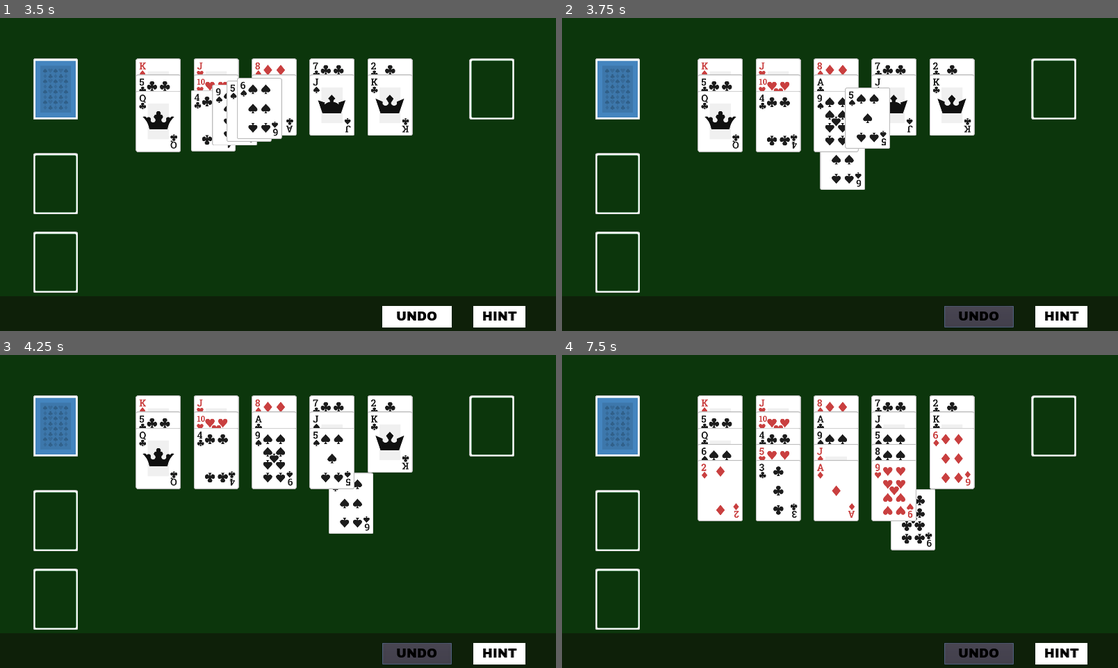
Above: before the commit, frames 1-4 (two rows, left to right).
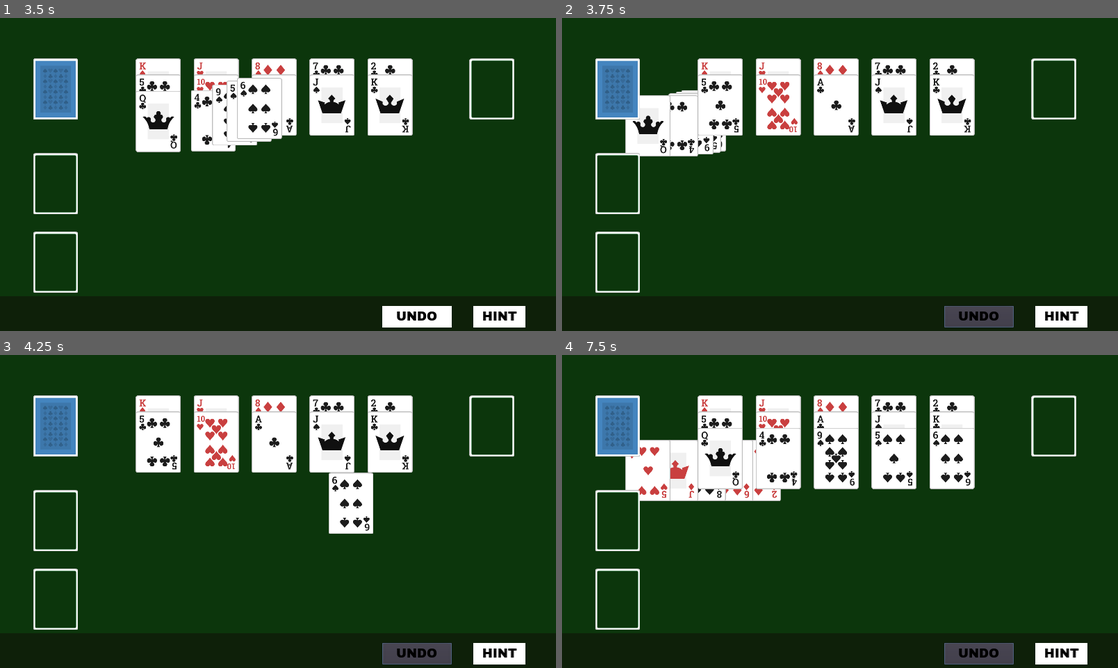
Above: after the commit, the same moments.

Repository: tcfitzgerald/lucky-13
Game: Godot game, scene res://Menus/MainMenu.tscn
The game is run twice, just before and just after one commit, with the same random seed, the same clock (stepped at 60 frames per second) and the same inputs.
Inputs (mouse positions are in pixels of both pictures, inside the frame that each line leads up to):
- Up to frame 1 (3.5 s): click (461, 193) at 0.5 s; click (55, 89) at 1.27 s; click (155, 89) at 2.02 s; click (55, 89) at 2.75 s
- Up to frame 2 (3.75 s): click "UNDO" at 3.5 s
- Up to frame 3 (4.25 s): no input
- Up to frame 4 (7.5 s): click "HINT" at 4.25 s; click (617, 426) at 5.02 s; click (617, 426) at 5.75 s; click (717, 426) at 6.52 s; click "UNDO" at 7.25 s

Frame 1 is identical in both runs. In frame 2, 6.3% of the frame differs, in the area x 11-59%, y 22-55%; in frame 3, 2.9%; in frame 4, 8.6%, in the area x 11-74%, y 24-63%.
Error before the commit: Invalid get index 'priority' (on base: 'Dictionary'). (res://Board/Board.gd:267)

Commit message:
Commiting some changes

Diff:
--- a/Board/Board.tscn
+++ b/Board/Board.tscn
@@ -72,7 +72,6 @@
 end_cap_mode = 2
 
 [node name="HintTimer" type="Timer" parent="."]
-wait_time = 2.0
 one_shot = true
 
 [connection signal="timeout" from="HintTimer" to="." method="_on_HintTimer_timeout"]
--- a/Card/Card.gd
+++ b/Card/Card.gd
@@ -97,4 +97,4 @@
 		animation.play("CardShake")
 
 func to_json():
-	return {"int_value": int_value, "suit": suit, "face": face_value, "card_type": card_type, "tableau": tableau}
+	return {"int_value": int_value, "suit": suit, "face": face_value, "card_type": card_type, "priority": priority, "tableau": tableau}
--- /dev/null
+++ b/Menus/GameoverMenu.tscn
@@ -0,0 +1,47 @@
+[gd_scene load_steps=2 format=2]
+
+[ext_resource path="res://Themes/ui_theme.tres" type="Theme" id=1]
+
+[node name="GameoverMenu" type="Popup"]
+anchor_right = 1.0
+anchor_bottom = 1.0
+
+[node name="ColorRect" type="ColorRect" parent="."]
+anchor_right = 1.0
+anchor_bottom = 1.0
+color = Color( 0.0666667, 0.0666667, 0.0666667, 1 )
+
+[node name="CenterContainer" type="CenterContainer" parent="."]
+anchor_right = 1.0
+anchor_bottom = 1.0
+rect_min_size = Vector2( 1280, 720 )
+
+[node name="VBoxContainer" type="VBoxContainer" parent="CenterContainer"]
+margin_left = 254.0
+margin_top = 407.0
+margin_right = 1666.0
+margin_bottom = 673.0
+custom_constants/separation = 20
+
+[node name="Label" type="Label" parent="CenterContainer/VBoxContainer"]
+margin_right = 1412.0
+margin_bottom = 106.0
+size_flags_vertical = 1
+theme = ExtResource( 1 )
+text = "BETTER LUCK NEXT TIME!"
+
+[node name="Control" type="Control" parent="CenterContainer/VBoxContainer"]
+margin_top = 126.0
+margin_right = 1412.0
+margin_bottom = 226.0
+rect_min_size = Vector2( 0, 100 )
+
+[node name="NewGameButton" type="TextureButton" parent="CenterContainer/VBoxContainer"]
+margin_top = 246.0
+margin_right = 1412.0
+margin_bottom = 246.0
+
+[node name="MainMenuButton" type="TextureButton" parent="CenterContainer/VBoxContainer"]
+margin_top = 266.0
+margin_right = 1412.0
+margin_bottom = 266.0
--- /dev/null
+++ b/Menus/WinMenu.tscn
@@ -0,0 +1,48 @@
+[gd_scene load_steps=2 format=2]
+
+[ext_resource path="res://Themes/ui_theme.tres" type="Theme" id=1]
+
+[node name="WinMenu" type="Popup"]
+visible = true
+anchor_right = 1.0
+anchor_bottom = 1.0
+
+[node name="ColorRect" type="ColorRect" parent="."]
+anchor_right = 1.0
+anchor_bottom = 1.0
+color = Color( 0.0666667, 0.0666667, 0.0666667, 1 )
+
+[node name="CenterContainer" type="CenterContainer" parent="."]
+anchor_right = 1.0
+anchor_bottom = 1.0
+rect_min_size = Vector2( 1280, 720 )
+
+[node name="VBoxContainer" type="VBoxContainer" parent="CenterContainer"]
+margin_left = 704.0
+margin_top = 407.0
+margin_right = 1216.0
+margin_bottom = 673.0
+custom_constants/separation = 20
+
+[node name="Label" type="Label" parent="CenterContainer/VBoxContainer"]
+margin_right = 512.0
+margin_bottom = 106.0
+size_flags_vertical = 1
+theme = ExtResource( 1 )
+text = "YOU WIN!"
+
+[node name="Control" type="Control" parent="CenterContainer/VBoxContainer"]
+margin_top = 126.0
+margin_right = 512.0
+margin_bottom = 226.0
+rect_min_size = Vector2( 0, 100 )
+
+[node name="NewGameButton" type="TextureButton" parent="CenterContainer/VBoxContainer"]
+margin_top = 246.0
+margin_right = 512.0
+margin_bottom = 246.0
+
+[node name="MainMenuButton" type="TextureButton" parent="CenterContainer/VBoxContainer"]
+margin_top = 266.0
+margin_right = 512.0
+margin_bottom = 266.0
--- a/Themes/ui_theme.tres
+++ b/Themes/ui_theme.tres
@@ -14,6 +14,13 @@
 bg_color = Color( 1, 1, 1, 1 )
 border_color = Color( 0, 0, 0, 1 )
 
+[sub_resource type="DynamicFontData" id=4]
+font_path = "res://Themes/ArchivoBlack-Regular.ttf"
+
+[sub_resource type="DynamicFont" id=5]
+size = 96
+font_data = SubResource( 4 )
+
 [resource]
 Button/colors/font_color = Color( 0, 0, 0, 1 )
 Button/colors/font_color_disabled = Color( 0, 0, 0, 0.2 )
@@ -22,3 +29,4 @@
 Button/colors/font_color_pressed = Color( 0, 0, 0, 1 )
 Button/fonts/font = SubResource( 3 )
 Button/styles/normal = SubResource( 1 )
+Label/fonts/font = SubResource( 5 )
--- a/project.godot
+++ b/project.godot
@@ -57,6 +57,8 @@
 
 window/size/width=1280
 window/size/height=720
+window/size/test_width=1280
+window/size/test_height=720
 window/stretch/mode="2d"
 window/stretch/aspect="expand"
 
Not shown: 1 places in Themes/ui_theme.tres that only renumber resources
